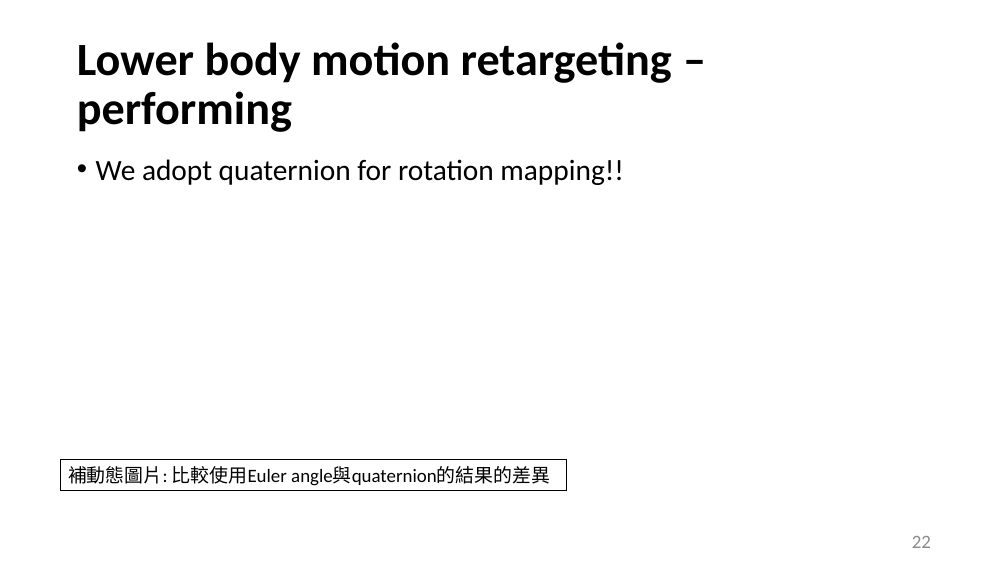
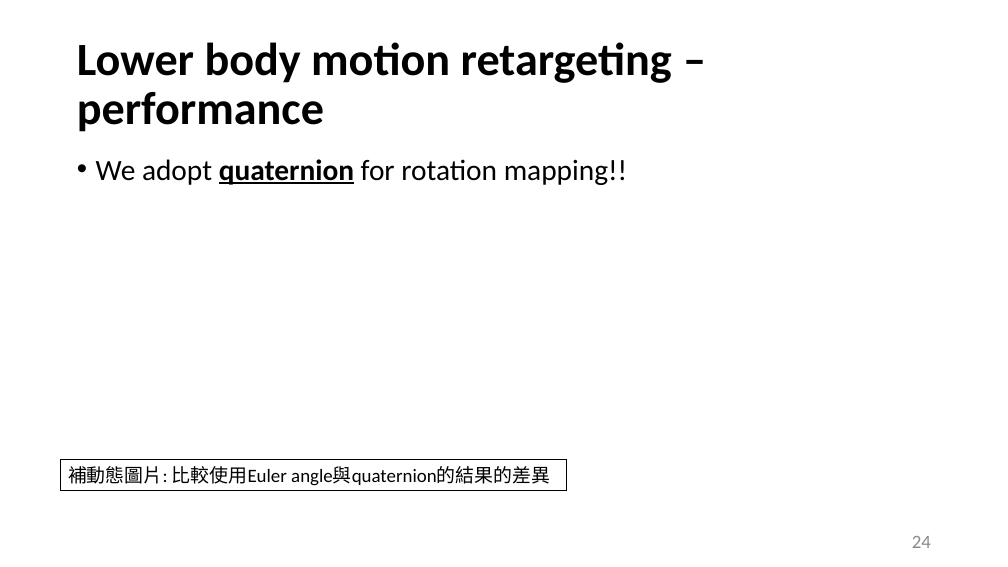
Before and after one commit to Louislar/MotionStyleTransferInHand, a slide deck: slide 24 of thesisFigs/thesis_slide.pptx (slide 22 before the commit). Drawn at 1008x567 pixels with LibreOffice and Linux fonts; fonts in the diff are those of the drawing. Boxes give left, top, right and bottom in pixels: in the first picture for what was removed or moved away, otherwise in the second. Text is boxed around its words. In the diff, an @@ line names an element or a change of style, - is before the commit and + after.

```diff
--- a/thesisFigs/thesis_slide.pptx
+++ b/thesisFigs/thesis_slide.pptx
@@ title at [77,42,672,132]: text changed @@
-Lower body motion retargeting – performing
+Lower body motion retargeting – performance
@@ text "We adopt quaternion for rotation ..." at [96,159,627,185]: bold on, underline on in "quaternion" @@
@@ page number at [912,536,931,548]: text changed @@
-22
+24
```
Also in this commit, not shown: 9 other slides changed, 3 slides added.
